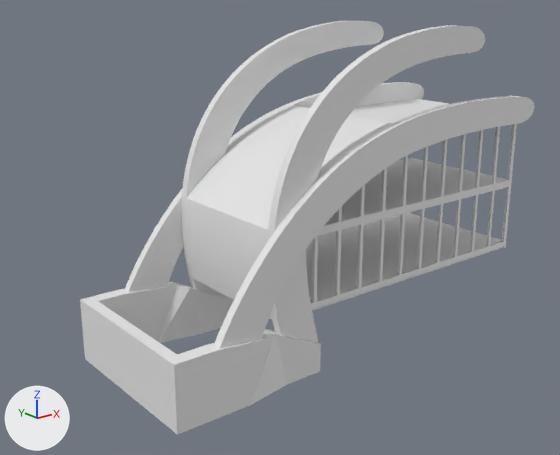
The Blender file beach_house/beach_house.blend, before and after one commit.
Rendered twice from a 50 mm lens placed at (-4.76, -4.42, 2.51), pointed at (-0.73, 0.62, 0.5). Arrows for +X, +Y and +Z are at lower left; the lights stay in place.

The first picture shows 'Cube', 'floor', 'foundation', 'roof_beam', 'roof_beam_left', 'suspension_beam', 'suspension_beam_left', 'wall', 'window_frames_right'.
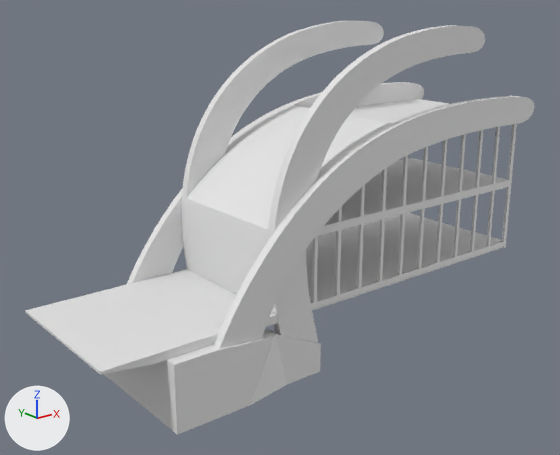
Location of each change, (x1, y1, x2, y2) in pixels of the pictures (560 x 455 px):
'entrance', added: after (25, 269, 278, 375)

Patch to the scene script:
```diff
--- a/beach_house/beach_house.blend.py
+++ b/beach_house/beach_house.blend.py
@@ me_cube_002 @@
+me_cube_002.from_pydata(...)  # 32 vertices, 30 faces; spans x 14.82..29.8, y -0.75..12.25, z 0.0..1.0
@@ ob_entrance @@
+ob_entrance = bpy.data.objects.new('entrance', me_cube_002)
+ob_entrance.location = (-4.282, 0.0, 0.0)
+ob_entrance.scale = (0.1, 0.1, 0.07)
```
